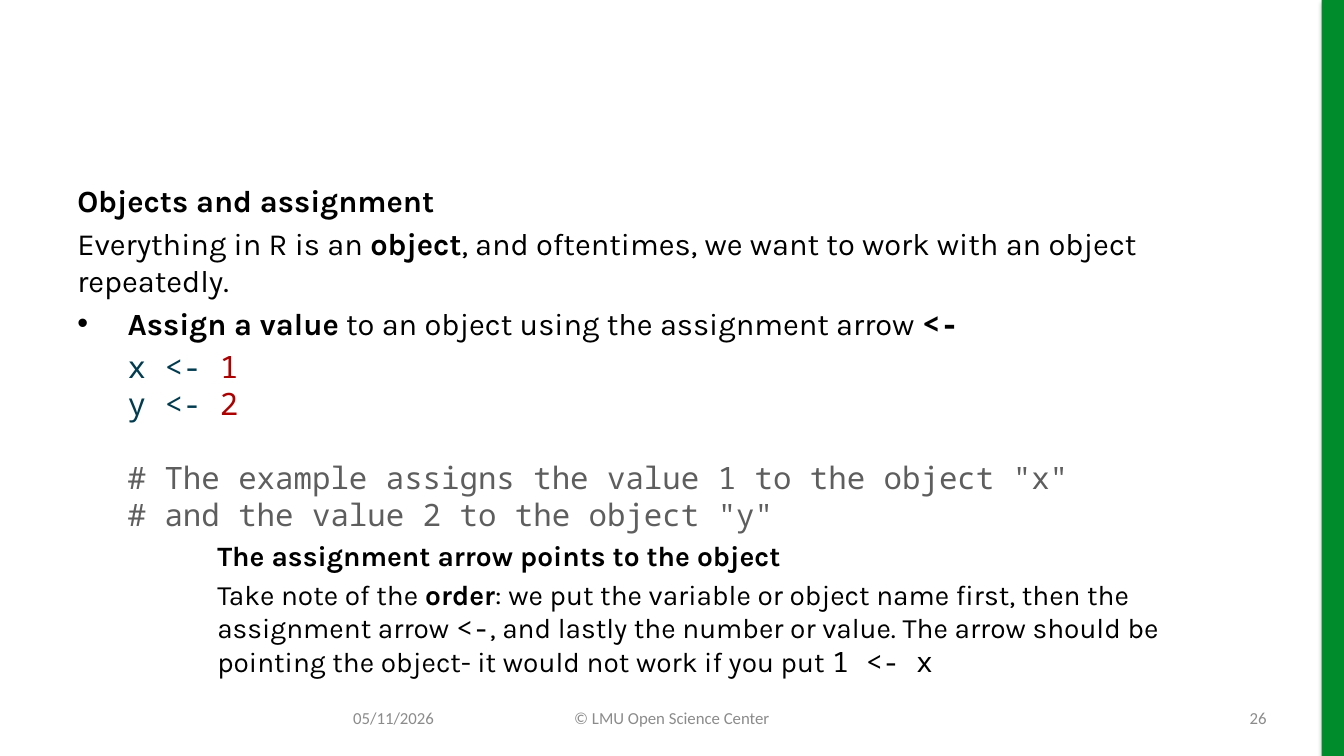
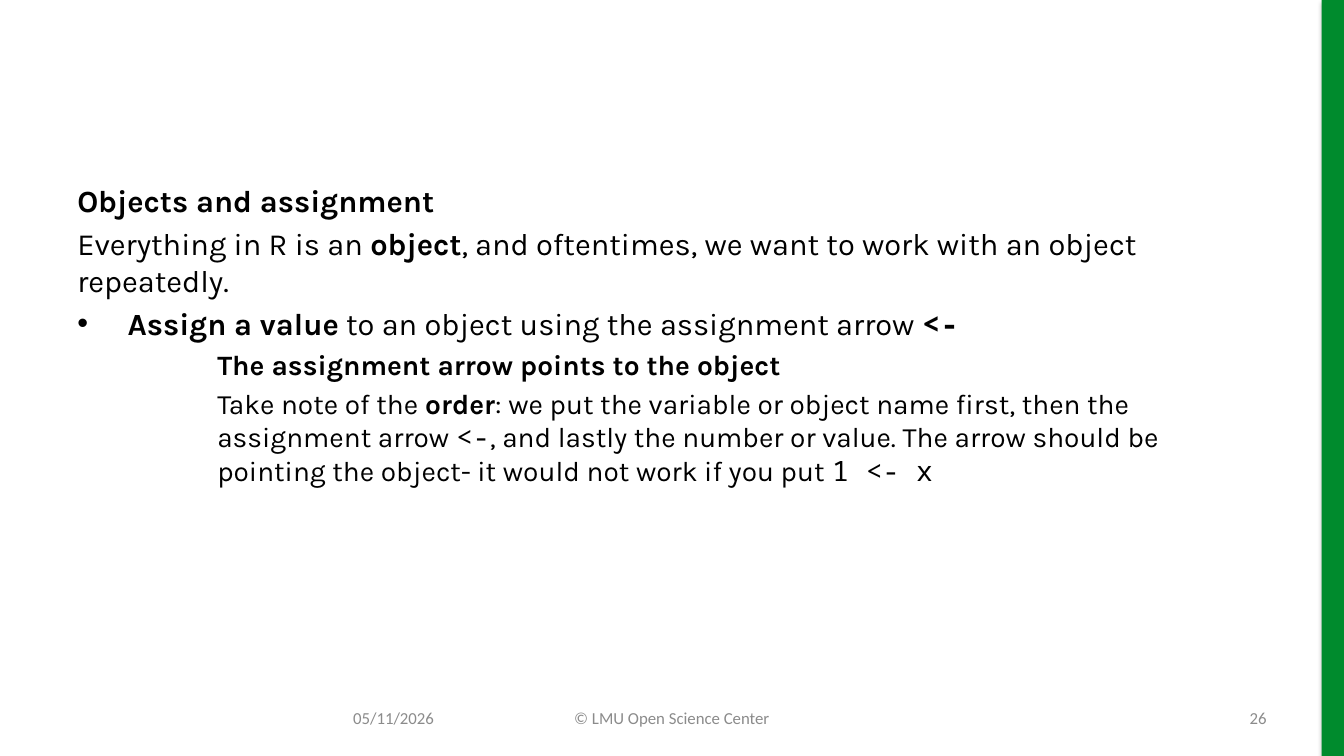
Before and after one commit to lmu-osc/slides-r-part-I, a slide deck: slide 26 of slides-r-part-I.pptx. Drawn at 1344x756 pixels with LibreOffice and Linux fonts; fonts in the diff are those of the drawing; background and template pictures are left out. Boxes give left, top, right and bottom in pixels: in the first picture for what was removed or moved away, otherwise in the second. Text is boxed around its words. In the diff, an @@ line names an element or a change of style, - is before the commit and + after.

```diff
--- a/slides-r-part-I.pptx
+++ b/slides-r-part-I.pptx
@@ text at (128, 356, 1068, 534): paragraph removed @@
-x <- 1
-y <- 2
-# The example assigns the value 1 to the object "x"
-# and the value 2 to the object "y"
```
Also in this commit, not shown: 29 other slides changed, 34 other files.
